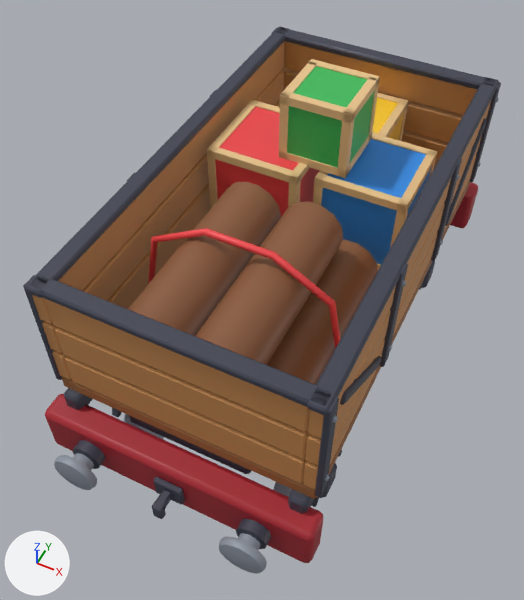
The FBX model Assets/_Project/Art/Models/Trains/Car_Cargo.fbx: old version first, new version second.
The view is the same before and after, from a 50 mm lens placed at (0.74, -1.73, 2.45), pointed at (-0.05, -0.15, 0.47). Lighting does not change. The marker at lower left points along +X, +Y and +Z. The picture after the commit comes second. Where no turn or scale is listed for an object, it has been applied to the vertices.

Names of what the first picture shows: 'Car_Cargo' and 2 more.
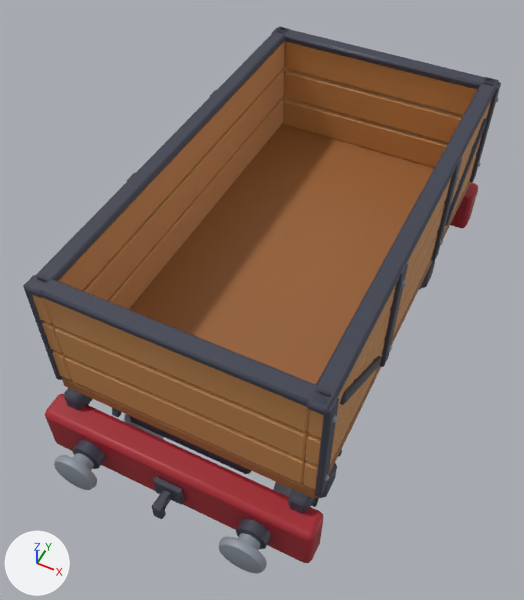
Changed parts and their boxes (x1, y1, x2, y2) in the pictures (524 x 600 px):
part 1 of me_car_cargo, deleted: before (128, 59, 437, 384)

The change in detail:
me_car_cargo is used by ob_car_cargo; location (0.0, 0.0, 0.0); rotation (1.571, 0.0, 0.0), in degrees (90, 0, 0).
me_car_cargo had 3126 vertices, 3350 faces and spanned x -0.48..0.48, y 0.12..1.14, z -1.0..1.0.
me_car_cargo now has 2192 vertices, 2464 faces and spans x -0.48..0.48, y 0.12..0.99, z -1.0..1.0.
me_car_cargo part 1: 58 loose pieces with 934 vertices, spanning x -0.37..0.37, y 0.56..1.14, z -0.74..0.75, are deleted.
me_car_cargo no longer uses material mat_bark (brown #8a5a3b).
me_car_cargo no longer uses material mat_log_end (beige #ebc890).
me_car_cargo no longer uses material mat_red (red #f2474b).
me_car_cargo no longer uses material mat_beech (beige #e9c48c).
me_car_cargo no longer uses material mat_blue (blue #2e8be6).
me_car_cargo no longer uses material mat_yellow (yellow #ffcc2e).
me_car_cargo no longer uses material mat_green (green #3dba5a).
